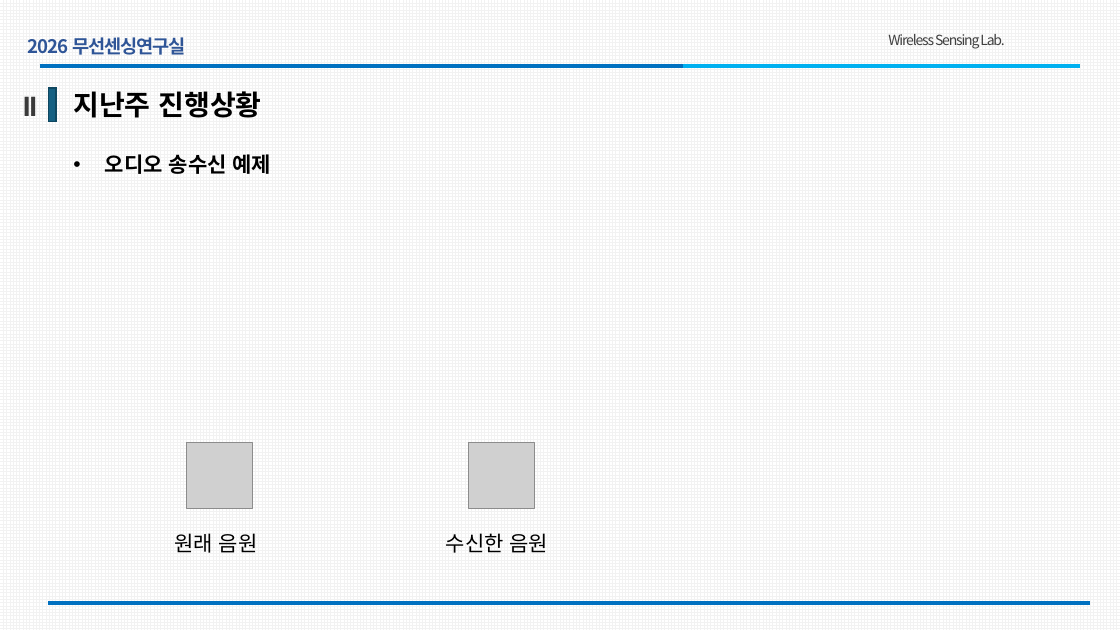
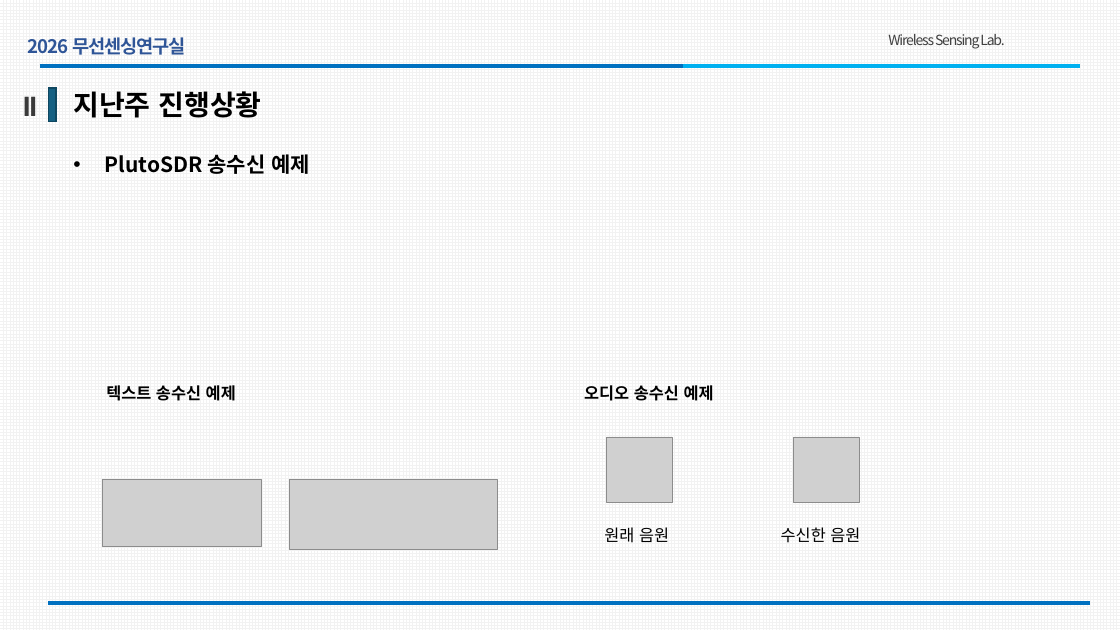
Before and after one commit to hajung0617/LoRaPHY, a slide deck: slide 10 of PPT/261102_v0.1.pptx (slide 9 before the commit). Drawn at 1120x630 pixels with LibreOffice and Linux fonts; fonts in the diff are those of the drawing; grey boxes stand for pictures; background and template pictures are left out. Boxes give left, top, right and bottom in pixels: in the first picture for what was removed or moved away, otherwise in the second. Text is boxed around its words. In the diff, an @@ line names an element or a change of style, - is before the commit and + after.

Commit message:
1102_PPT

```diff
--- a/PPT/261102_v0.1.pptx
+++ b/PPT/261102_v0.1.pptx
@@ text at bbox=[105, 154, 310, 174]: text changed @@
-• 오디오 송수신 예제
+• PlutoSDR 송수신 예제
@@ text added at bbox=[106, 385, 236, 401], 14 pt, text #000000, bold @@
+  텍스트 송수신 예제
@@ text added at bbox=[584, 385, 714, 401], 14 pt, text #000000, bold @@
+  오디오 송수신 예제
@@ picture: place and size @@
-picture at bbox=[187, 443, 252, 508]
+picture at bbox=[607, 437, 672, 502]
@@ picture: place and size @@
-picture at bbox=[469, 443, 534, 508]
+picture at bbox=[794, 437, 860, 502]
@@ picture added at bbox=[103, 480, 261, 547] @@
@@ picture added at bbox=[290, 480, 498, 549] @@
@@ text "원래 음원": place and size @@
-text "원래 음원" at bbox=[174, 533, 258, 553]
+text "원래 음원" at bbox=[604, 527, 669, 543]
@@ text "원래 음원" at bbox=[604, 527, 669, 543]: size 18 to 14 pt, font Calibri to Noto Sans CJK TC @@
@@ text "수신한 음원" at bbox=[781, 527, 860, 542]: size 18 to 14 pt, font Calibri to Noto Sans CJK TC @@
@@ text "수신한 음원": place and size @@
-text "수신한 음원" at bbox=[446, 533, 549, 553]
+text "수신한 음원" at bbox=[781, 527, 860, 542]
```
Also in this commit, not shown: 4 other slides changed, 1 slide added, 8 other files.
